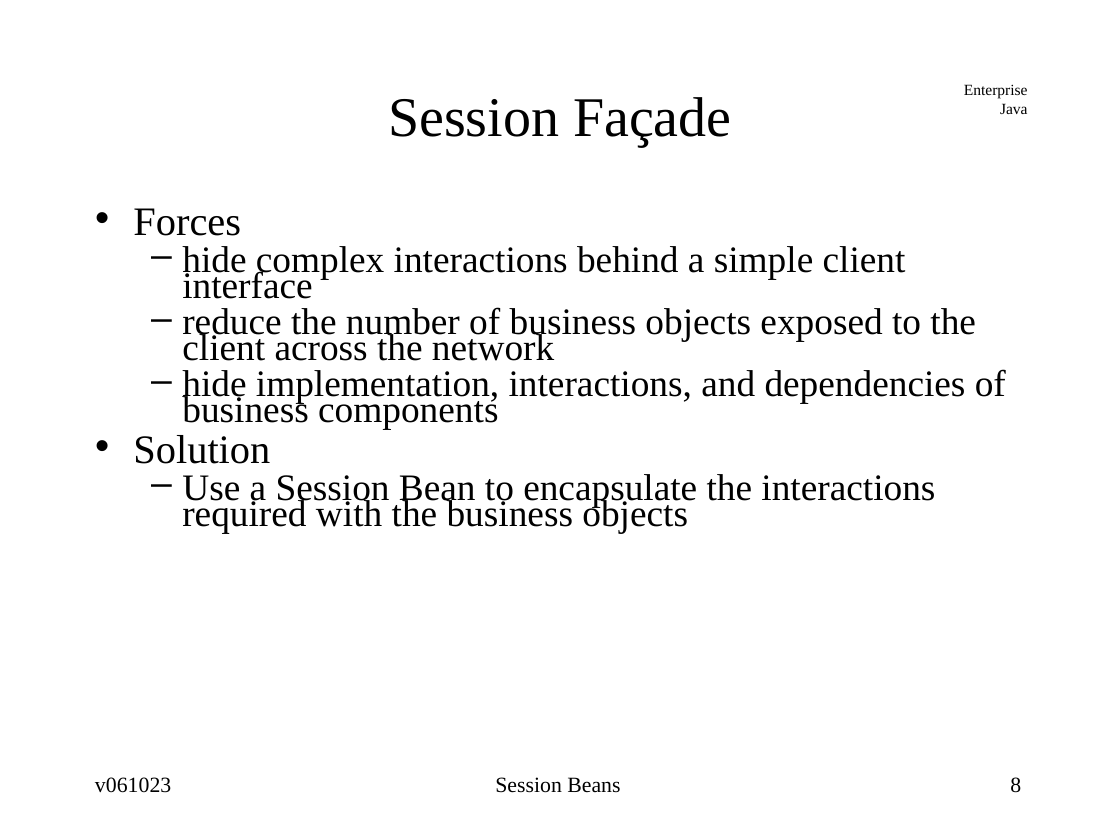
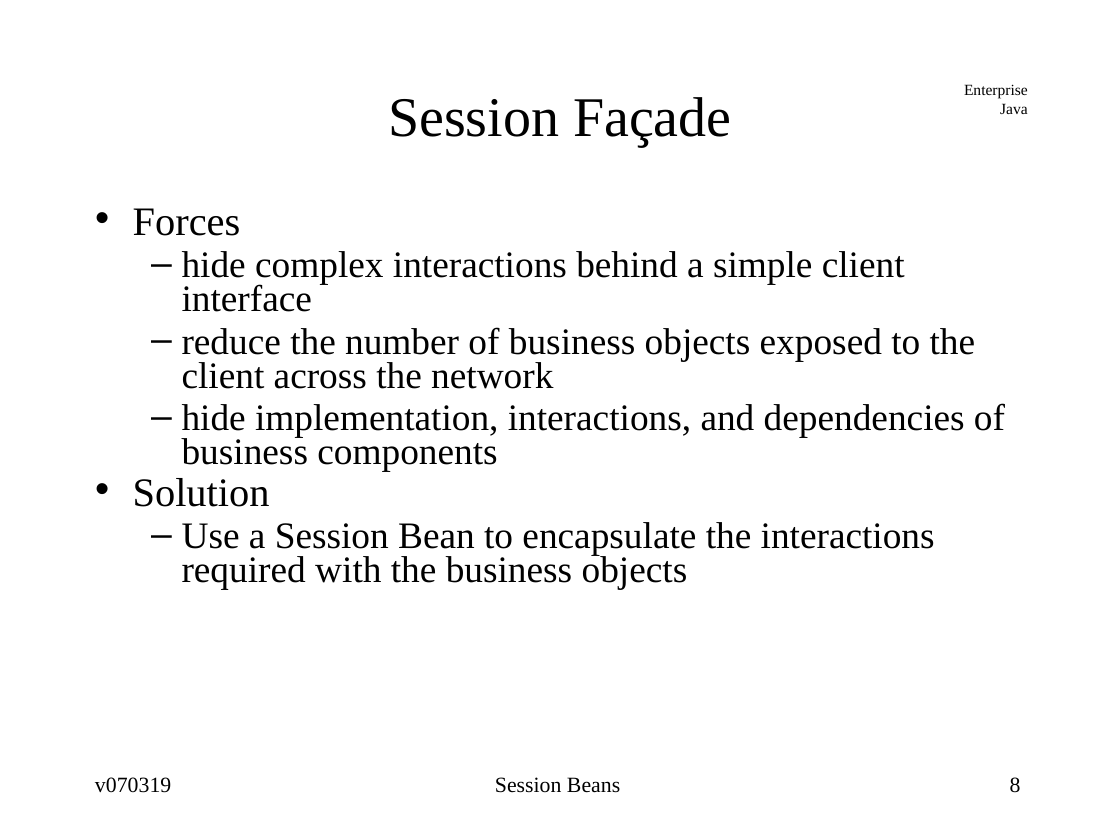
Before and after one commit to jcstaff/ejava-javaee, a slide deck: slide 8 of ejbsessionBank/src/site/resources/lectures/ejbSession.ppt. Drawn at 1120x840 pixels with LibreOffice and Linux fonts; fonts in the diff are those of the drawing. Boxes give left, top, right and bottom in pixels: in the first picture for what was removed or moved away, otherwise in the second. Text is boxed around its words. In the diff, an @@ line names an element or a change of style, - is before the commit and + after.

```diff
--- a/ejbsessionBank/src/site/resources/lectures/ejbSession.ppt
+++ b/ejbsessionBank/src/site/resources/lectures/ejbSession.ppt
@@ text at bbox=[182, 251, 1005, 589]: indent changed; line spacing 0.59 to 0.75 @@
@@ text at bbox=[95, 777, 171, 793]: text changed @@
-v061023
+v070319
```
Also in this commit, not shown: 28 other slides changed, 12 slides added, 2 slides removed, 31 other files.
